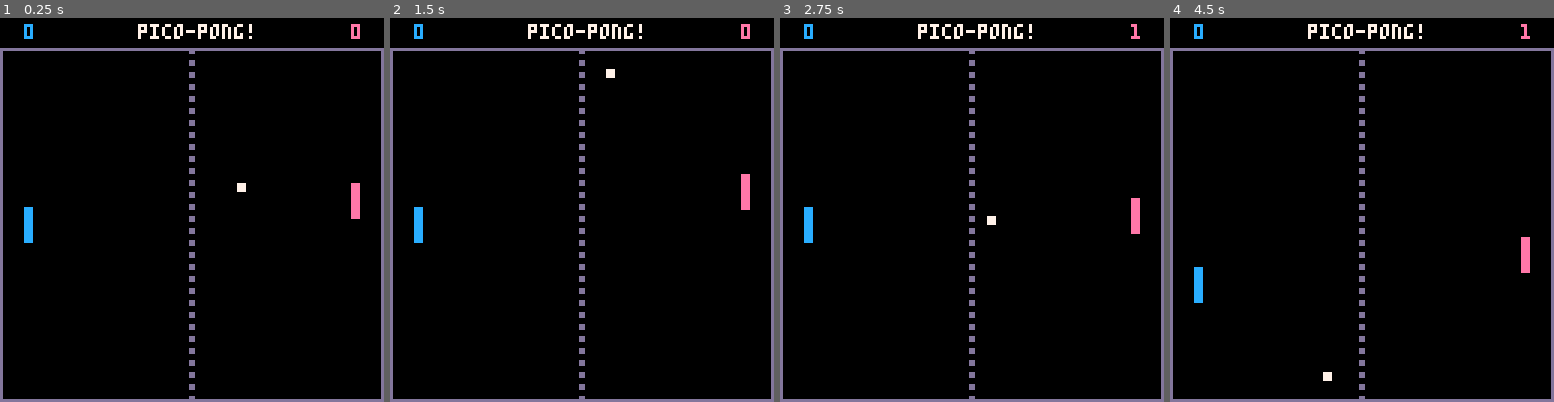
Above: before the commit, frames 1-4 (left to right).
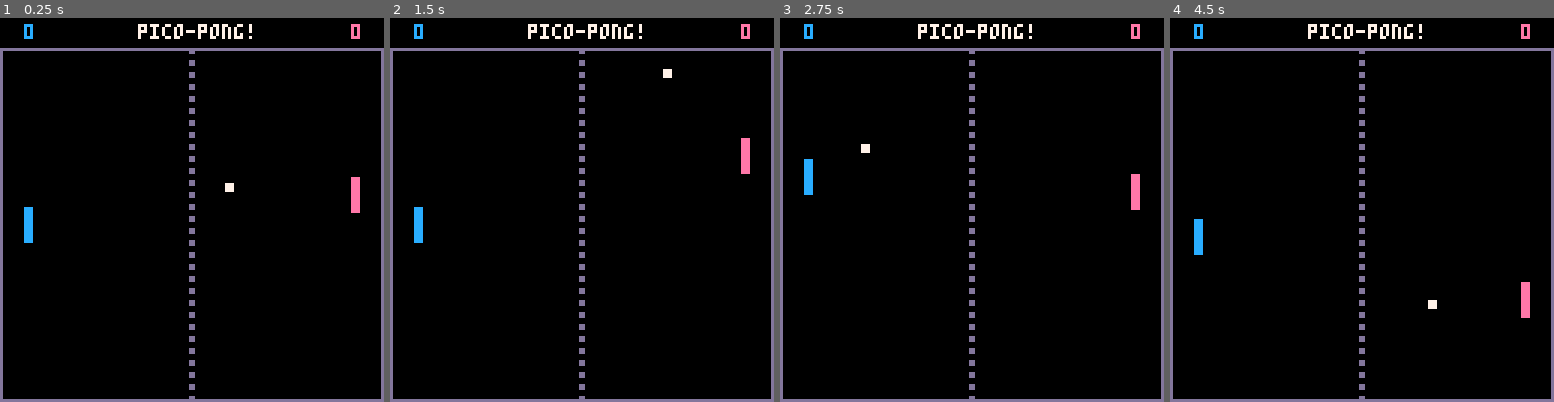
Above: after the commit, the same moments.

Repository: songbirdgamedev/pico-1k-2025
Game: PICO-8 cartridge pong.p8
Same seed, same stepped clock (60 frames per second), same inputs: the game is played once before the commit and once after it.
Inputs:
- Up to frame 1 (0.25 s): no input
- Up to frame 2 (1.5 s): no input
- Up to frame 3 (2.75 s): hold Up 2.15-2.42 s
- Up to frame 4 (4.5 s): hold Down 3.63-3.97 s

The runs differ from the first frame. In frame 1, 0.2% of the frame differs, in the area x 58-94%, y 41-53%; in frame 2, 0.5%; in frame 3, 0.9%; in frame 4, 1.0%, in the area x 6-94%, y 1-95%.

Commit message:
Adjust ball and computer speed

Diff:
--- a/pong.p8
+++ b/pong.p8
@@ -24,7 +24,7 @@
 		w = 3,
 		h = 12,
 		r = 0,
-		speed = 0.5
+		speed = 0.6
 	}
 
 	ball = {
@@ -33,7 +33,7 @@
 		c = 7,
 		w = 3,
 		r = 0,
-		dx = 1,
+		dx = 0.8,
 		dy = flr(rnd(2)) - 0.5,
 		speedup = 0.05
 	}
@@ -57,7 +57,7 @@
 function _update60()
 	--player controls
 	if btn(⬆️)
-			and player.y > court.top + 1 then
+			and player.y >= court.top + 2 then
 		player.y -= player.speed
 	end
 	if btn(⬇️)
@@ -70,7 +70,7 @@
 
 	if ball.dx > 0 then
 		if mid_comp > ball.y
-				and comp.y > court.top + 1 then
+				and comp.y >= court.top + 2 then
 			comp.y -= comp.speed
 		end
 		if mid_comp < ball.y
